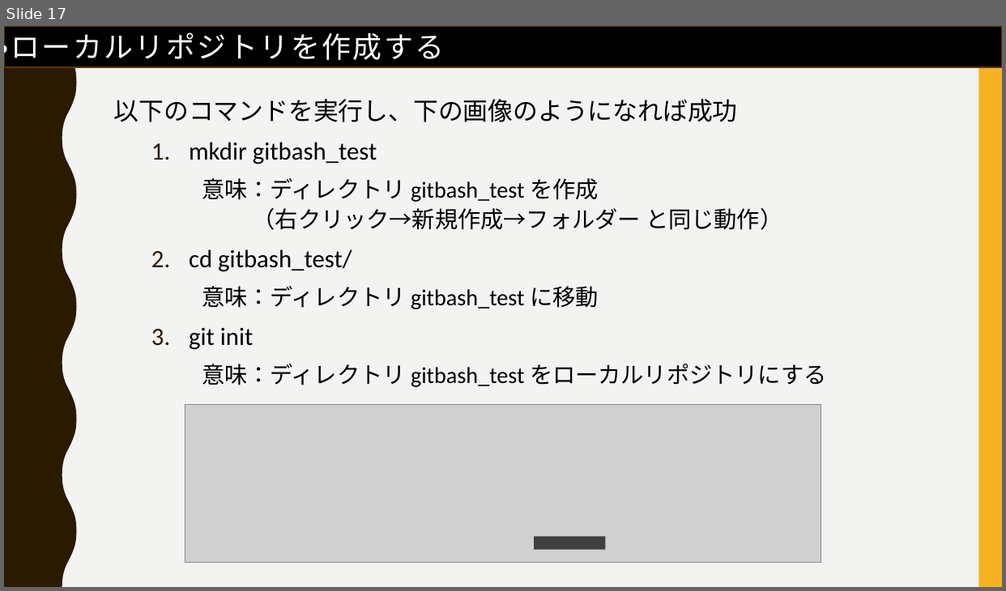
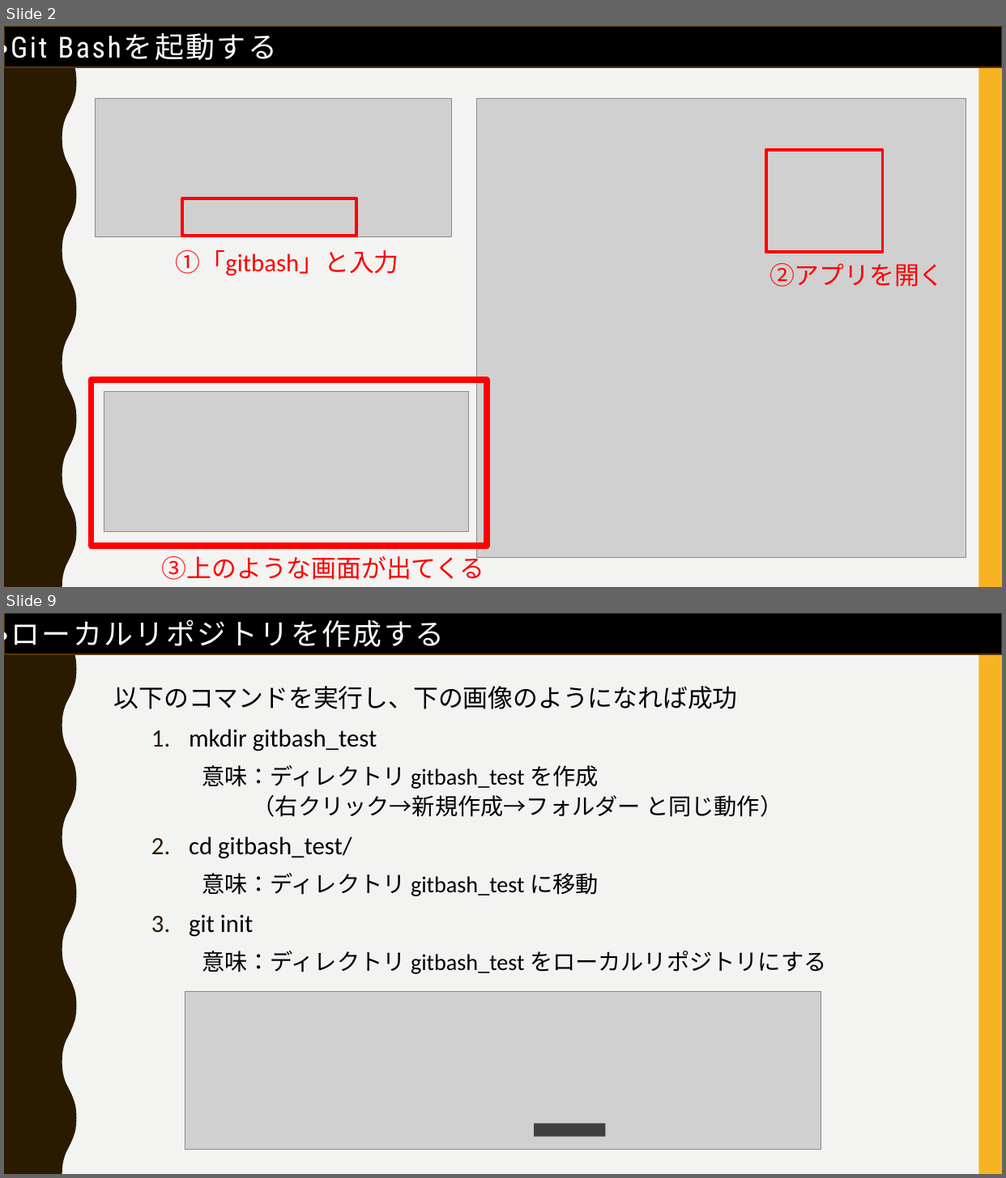
Before and after one commit to FIY24554/git_test, a slide deck: gitについて_松家.pptx. Shown one above the other, each under a label of ours: slide 17 before the commit, slides 2 and 9 after it; the slides between them are not shown. The pictures are 1006x591 and 1006x1178 pixels, drawn with LibreOffice and Linux fonts; fonts in the diff are those of the drawing; grey boxes stand for pictures. Boxes give left, top, right and bottom in pixels: in the first picture for what was removed or moved away, otherwise in the second. Text is boxed around its words. In the diff, an @@ line names an element or a change of style, - is before the commit and + after.

```diff
--- a/gitについて_松家.pptx
+++ b/gitについて_松家.pptx
@@ slide 2 added at [4,26,1002,587], background #F3F3F2; not listed: 2 template elements that a slide beside it also shows @@
@@ rectangle added at [4,26,1002,67], fill #000000, outline #593700 1 pt @@
@@ text added at [4,28,278,66], 28 pt, text #FFFFFF @@
+・Git Bashを起動する
@@ picture added at [96,99,452,238] @@
@@ picture added at [477,99,967,557] @@
@@ rectangle added at [766,150,883,252], outline #FF0000 3 pt @@
@@ rectangle added at [182,199,356,237], outline #FF0000 3 pt @@
@@ text added at [176,250,399,276], 24 pt, text #FF0000 @@
+①「gitbash」と入力
@@ text added at [769,263,944,287], 24 pt, text #FF0000 @@
+②アプリを開く
@@ rectangle added at [91,380,486,546], outline #FF0000 6 pt @@
@@ picture added at [104,391,469,532] @@
@@ text added at [162,552,485,580], 24 pt, text #FF0000 @@
+③上のような画面が出てくる
@@ what was slide 17 is now slide 9 @@
```
Also in this commit, not shown: 4 slides changed, 7 other slides added, 13 slides removed.
